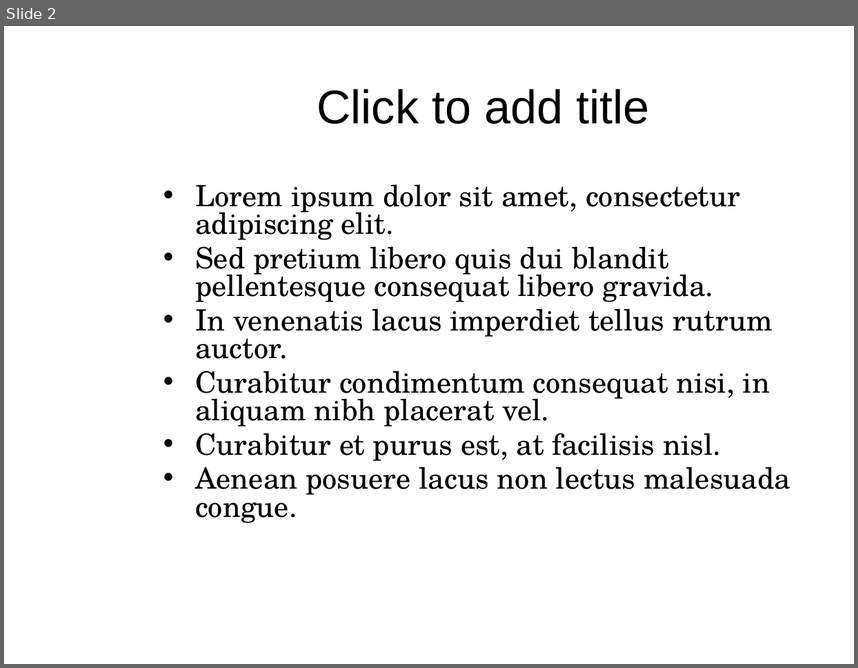
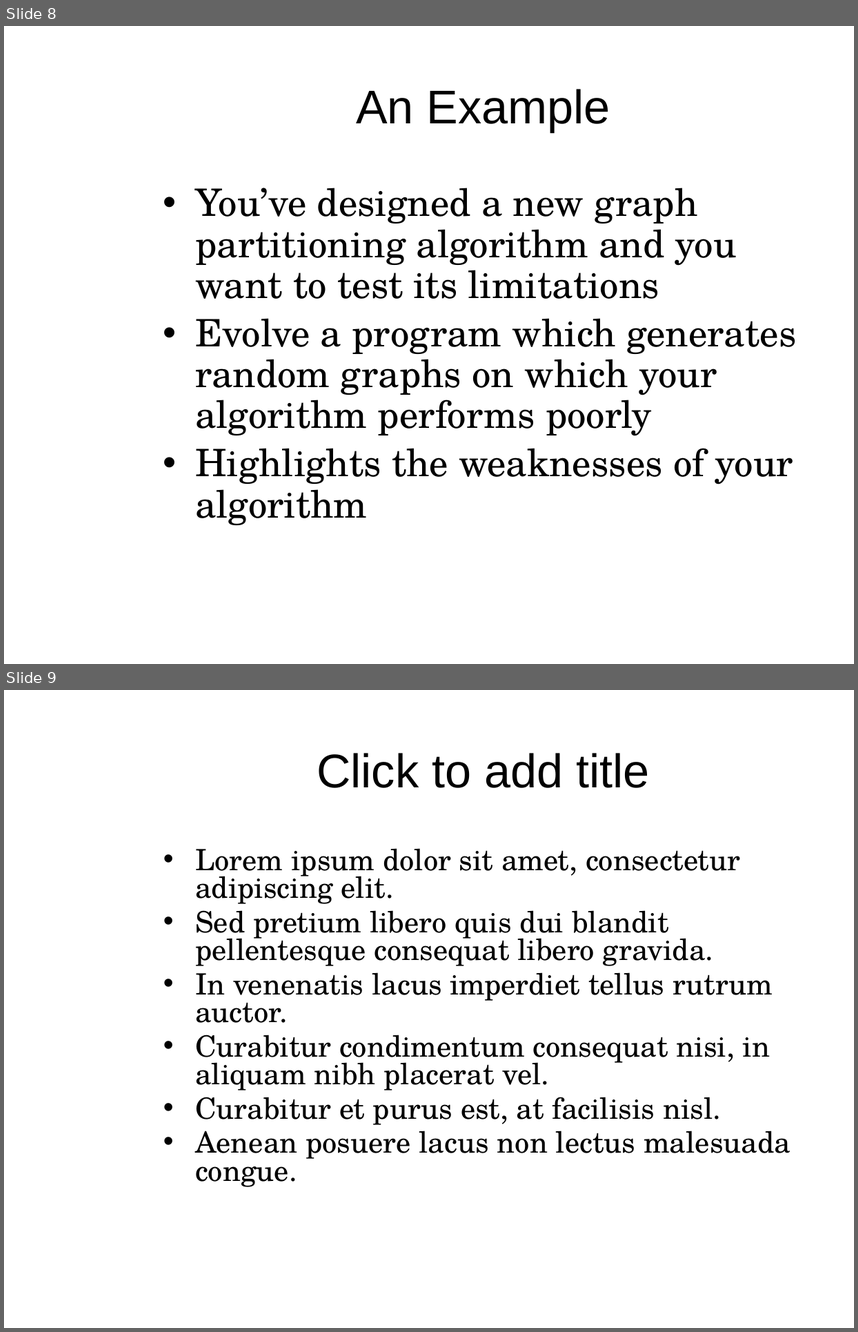
Before and after one commit to mam446/GraphEvo, a slide deck: documents/PopeMartinGraphTheoryPresentation.pptx. Shown one above the other, each under a label of ours: slide 2 before the commit, slides 8 and 9 after it. The pictures are 858x668 and 858x1332 pixels, drawn with LibreOffice and Linux fonts; fonts in the diff are those of the drawing; background and template pictures are left out. Boxes give left, top, right and bottom in pixels: in the first picture for what was removed or moved away, otherwise in the second. Text is boxed around its words. In the diff, an @@ line names an element or a change of style, - is before the commit and + after.

Commit message:
Motivation-ish slides and random graph background slides.

```diff
--- a/documents/PopeMartinGraphTheoryPresentation.pptx
+++ b/documents/PopeMartinGraphTheoryPresentation.pptx
@@ slide 8 added at [4, 26, 854, 664], background picture (left out) @@
@@ title added at [356, 89, 611, 132], 40 pt, text #000000 @@
+An Example
@@ text added at [195, 187, 796, 525], 32 pt, text #000000 @@
+• You’ve designed a new graph partitioning algorithm and you want to test its limitations
+• Evolve a program which generates random graphs on which your algorithm performs poorly
+• Highlights the weaknesses of your algorithm
@@ page number added at [595, 630, 811, 664], 12 pt, text #FFFFFF @@
+8
@@ what was slide 2 is now slide 9 @@
```
Also in this commit, not shown: 9 other slides added, 1 slide removed.
